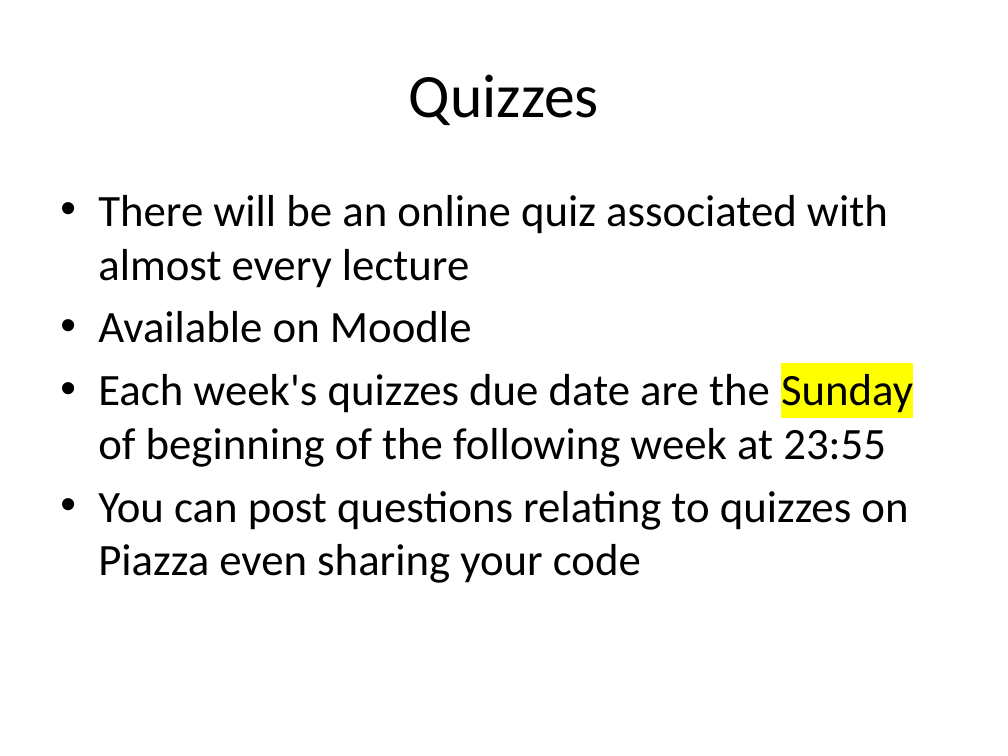
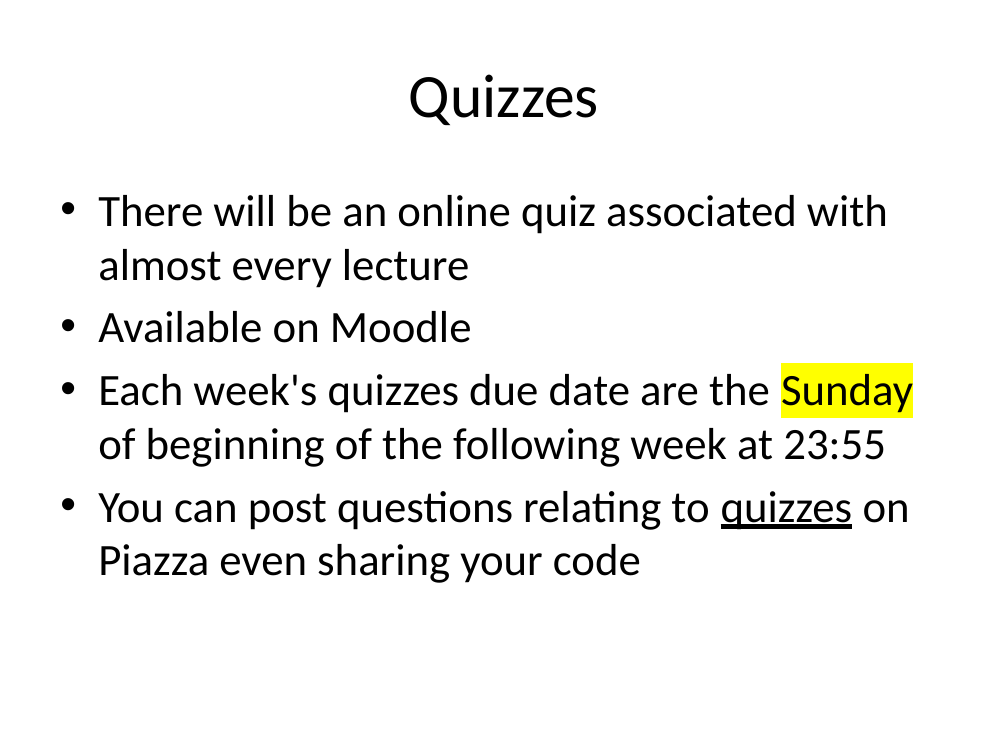
Before and after one commit to RHIT-CSSE/csse220, a slide deck: slide 7 of ClassMaterials/2DArraysAndMaps/Slides/Part1-Help-and-Academic-Integrity.pptx. Drawn at 1008x756 pixels with LibreOffice and Linux fonts; fonts in the diff are those of the drawing. Boxes give left, top, right and bottom in pixels: in the first picture for what was removed or moved away, otherwise in the second. Text is boxed around its words. In the diff, an @@ line names an element or a change of style, - is before the commit and + after.

```diff
--- a/ClassMaterials/2DArraysAndMaps/Slides/Part1-Help-and-Academic-Integrity.pptx
+++ b/ClassMaterials/2DArraysAndMaps/Slides/Part1-Help-and-Academic-Integrity.pptx
@@ text at (98, 491, 910, 583): underline on in "quizzes" @@
```
Also in this commit, not shown: 3 other slides changed, 1 slide added, 2 other files.
